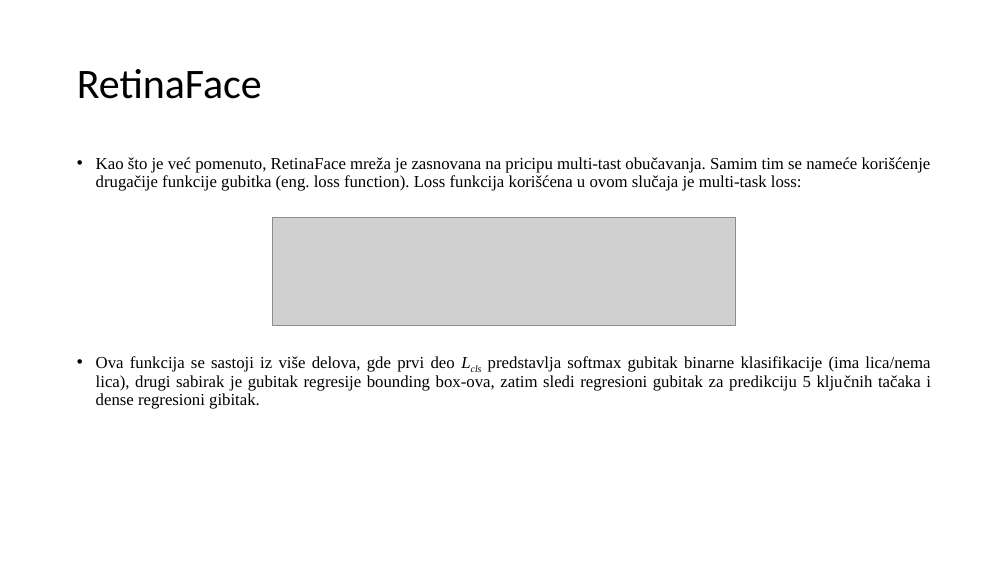
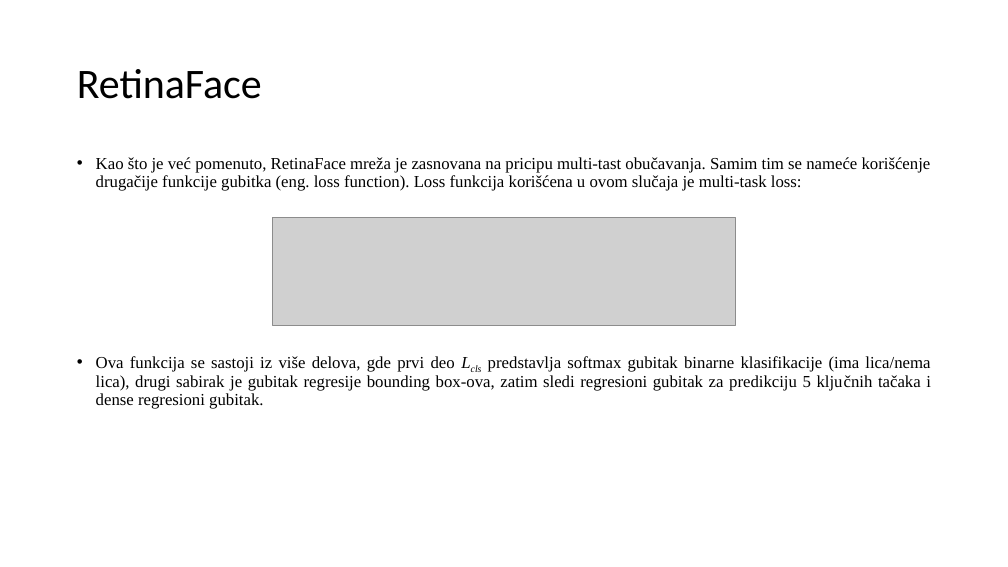
Before and after one commit to DavorJordacevic/FaceRecognitionThesis, a slide deck: slide 13 of Upotreba Metoda Dubokog Ucenja U Sintezi Sistema Za Prepoznavanje Lica.pptx. Drawn at 1008x567 pixels with LibreOffice and Linux fonts; fonts in the diff are those of the drawing; grey boxes stand for pictures. Boxes give left, top, right and bottom in pixels: in the first picture for what was removed or moved away, otherwise in the second. Text is boxed around its words. In the diff, an @@ line names an element or a change of style, - is before the commit and + after.

Commit message:
Presentation

```diff
--- a/Upotreba Metoda Dubokog Ucenja U Sintezi Sistema Za Prepoznavanje Lica.pptx
+++ b/Upotreba Metoda Dubokog Ucenja U Sintezi Sistema Za Prepoznavanje Lica.pptx
@@ text at bbox=[96, 356, 931, 409]: text changed @@
-• Ova funkcija se sastoji iz više delova, gde prvi deo Lcls predstavlja softmax gubitak binarne klasifikacije (ima lica/nema lica), drugi sabirak je gubitak regresije bounding box-ova, zatim sledi regresioni gubitak za predikciju 5 ključnih tačaka i dense regresioni gibitak.
+• Ova funkcija se sastoji iz više delova, gde prvi deo Lcls predstavlja softmax gubitak binarne klasifikacije (ima lica/nema lica), drugi sabirak je gubitak regresije bounding box-ova, zatim sledi regresioni gubitak za predikciju 5 ključnih tačaka i dense regresioni gubitak.
```
Also in this commit, not shown: 8 other slides changed, 1 slide added.
